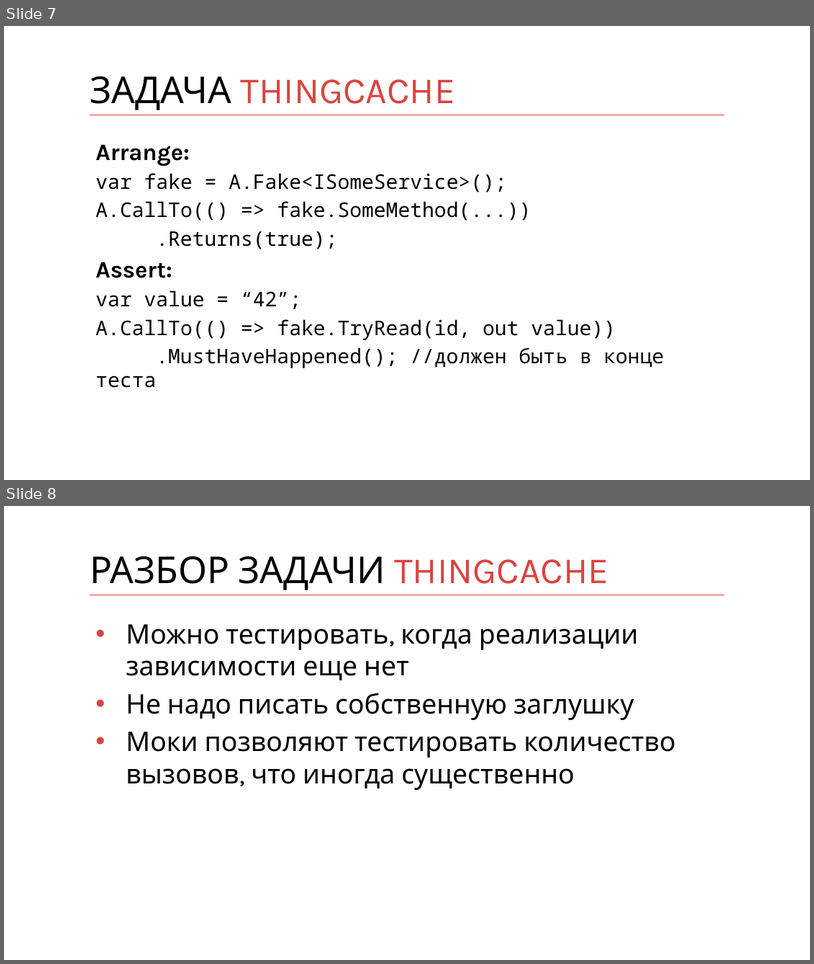
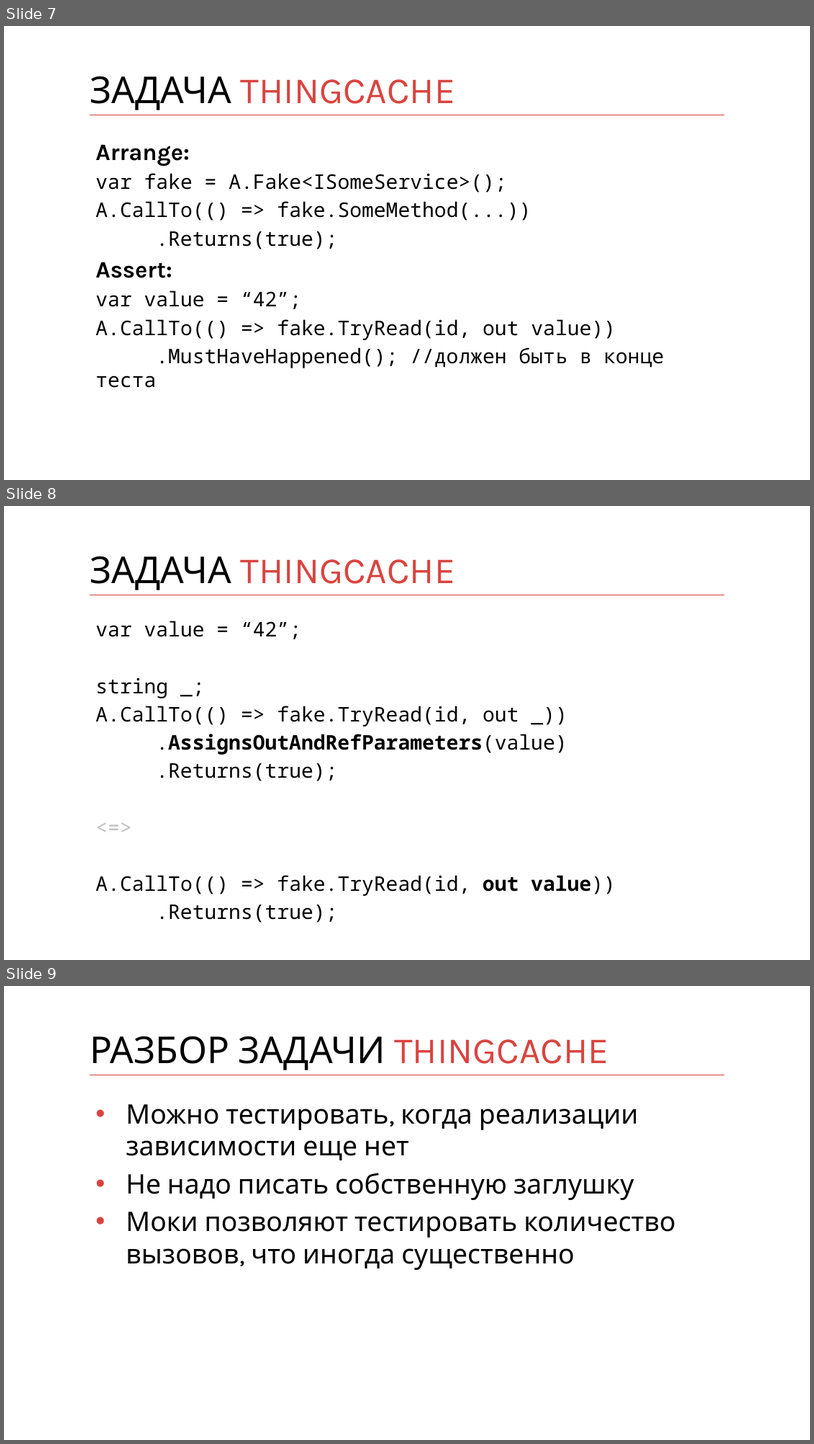
Before and after one commit to kontur-courses/mocks, a slide deck: mocks.pptx. Shown one above the other, each under a label of ours: slides 7 and 8 before the commit, slides 7, 8 and 9 after it. The pictures are 814x964 and 814x1444 pixels, drawn with LibreOffice and Linux fonts; fonts in the diff are those of the drawing. Boxes give left, top, right and bottom in pixels: in the first picture for what was removed or moved away, otherwise in the second. Text is boxed around its words. In the diff, an @@ line names an element or a change of style, - is before the commit and + after.

```diff
--- a/mocks.pptx
+++ b/mocks.pptx
@@ slide 8 added at [4,506,810,960], background #FFFFFF; not listed: 1 template element that a slide beside it also shows @@
@@ title added at [90,556,455,590], 44 pt, text #D94440 @@
+ЗАДАЧА THINGCACHE
@@ text added at [95,620,616,922], 24 pt, text #000000 @@
+var value = “42”;
+string _;
+A.CallTo(() => fake.TryRead(id, out _))
+.AssignsOutAndRefParameters(value)
+.Returns(true);
+<=>
+A.CallTo(() => fake.TryRead(id, out value))
+.Returns(true);
@@ what was slide 8 is now slide 9 @@
```
Also in this commit, not shown: 1 slide changed.
